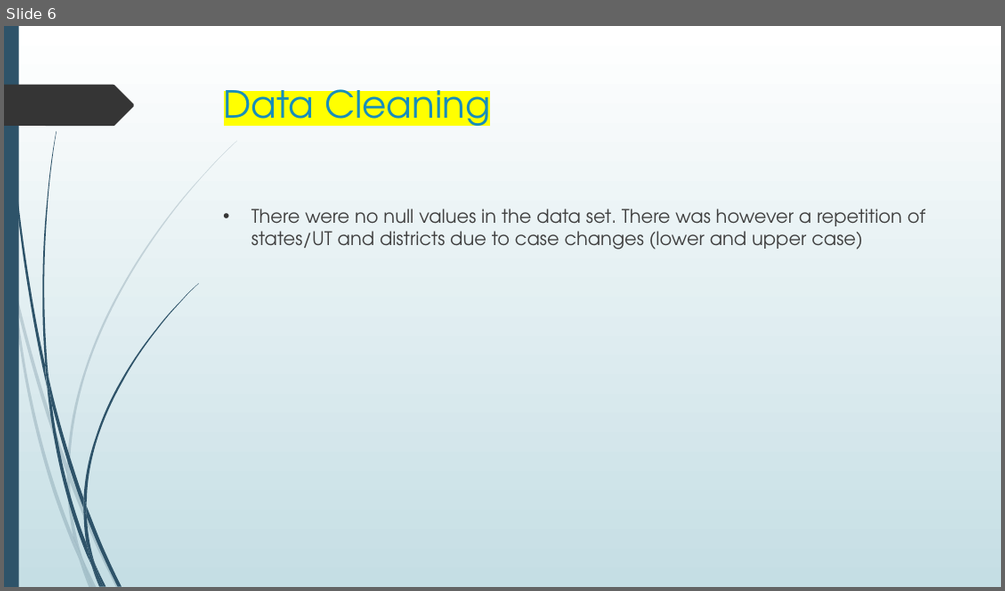
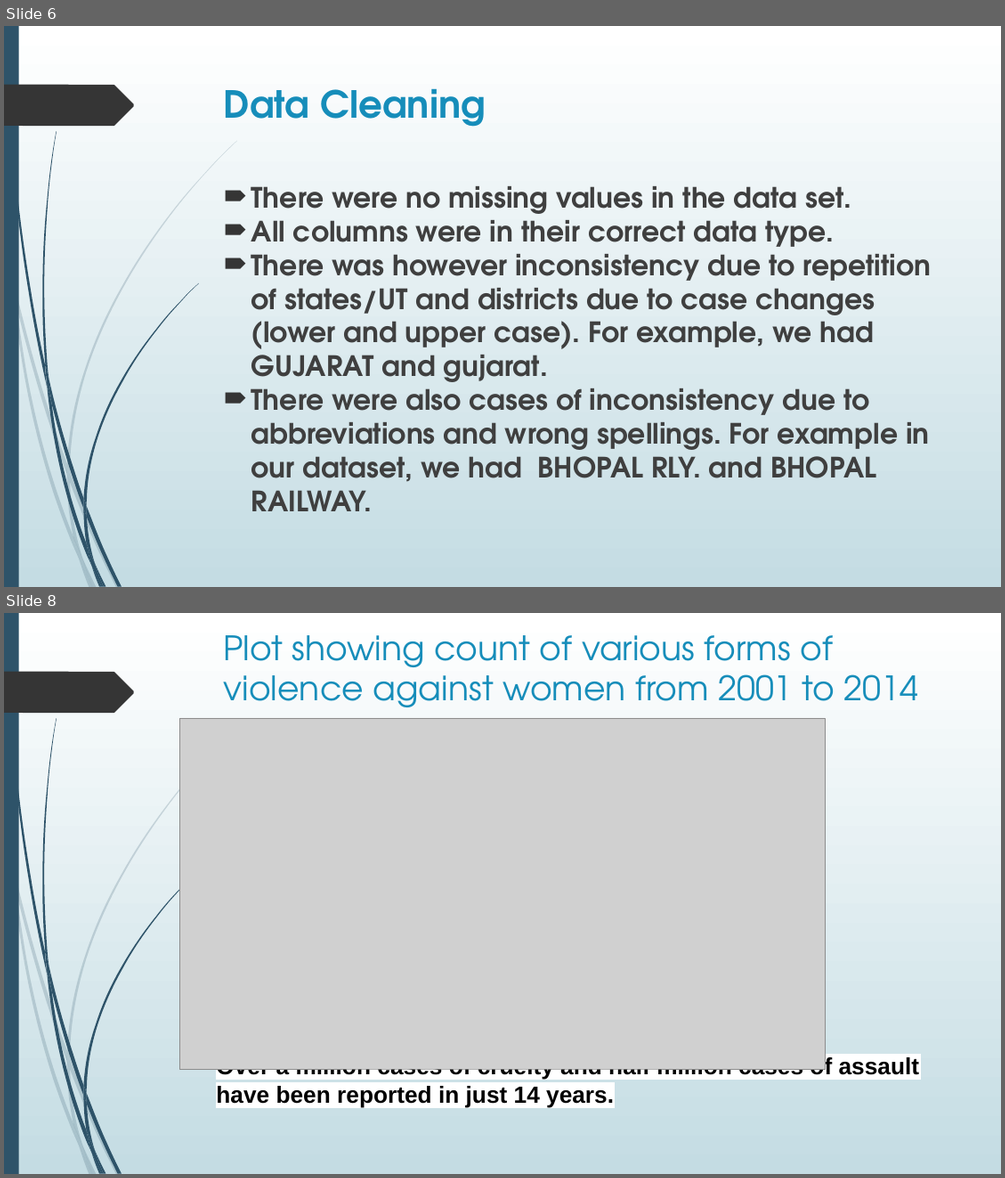
Before and after one commit to apacheteam/Crime-Against-Women-PP22-C623-APACHE-TEAM, a slide deck: PPT.pptx. Shown one above the other, each under a label of ours: slide 6 before the commit, slides 6 and 8 after it; the slides between them are not shown. The pictures are 1005x591 and 1005x1178 pixels, drawn with LibreOffice and Linux fonts; fonts in the diff are those of the drawing; grey boxes stand for pictures. Boxes give left, top, right and bottom in pixels: in the first picture for what was removed or moved away, otherwise in the second. Text is boxed around its words. In the diff, an @@ line names an element or a change of style, - is before the commit and + after.

```diff
--- a/PPT.pptx
+++ b/PPT.pptx
@@ slide 8 added at (4,613,1001,1174), background gradient #FFFFFF to #C4DCE3; not listed: 24 template elements that a slide beside it also shows @@
@@ title added at (224,635,918,707), 32.4 pt, text #168DBA @@
+Plot showing count of various forms of violence against women from 2001 to 2014
@@ picture added at (180,718,825,1069) @@
@@ text added at (216,1055,920,1108), 22.5 pt, text #000000, bold @@
+Over a million cases of cruelty and half million cases of assault have been reported in just 14 years.
@@ slide 6 changed as well @@
@@ background gradient #FFFFFF to #C5DEE5 to gradient #FFFFFF to #C4DCE3 @@
@@ title "Data Cleaning" at (224,88,485,127): text colour #178DBB to #168DBA, highlight #FFFF00 to none, bold on @@
@@ text at (251,186,931,511): text changed; size 18 to 27 pt; text colour #404040 to #3F3F3F; bold on @@
-• There were no null values in the data set. There was however a repetition of states/UT and districts due to case changes (lower and upper case)
+🠶 There were no missing values in the data set.
+🠶 All columns were in their correct data type.
+🠶 There was however inconsistency due to repetition of states/UT and districts due to case changes (lower and upper case). For example, we had GUJARAT and gujarat.
+🠶 There were also cases of inconsistency due to abbreviations and wrong spellings. For example in our dataset, we had BHOPAL RLY. and BHOPAL RAILWAY.
```
Also in this commit, not shown: 4 other slides changed, 9 other slides added, 9 slides removed, 4 other files.
